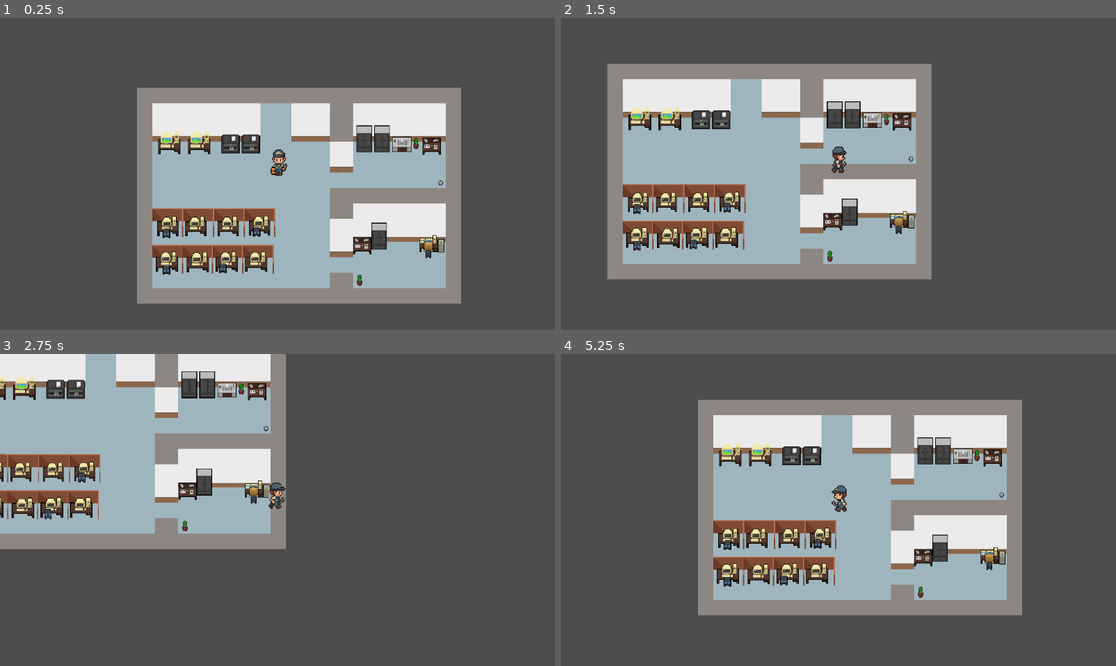
Above: before the commit, frames 1-4 (two rows, left to right).
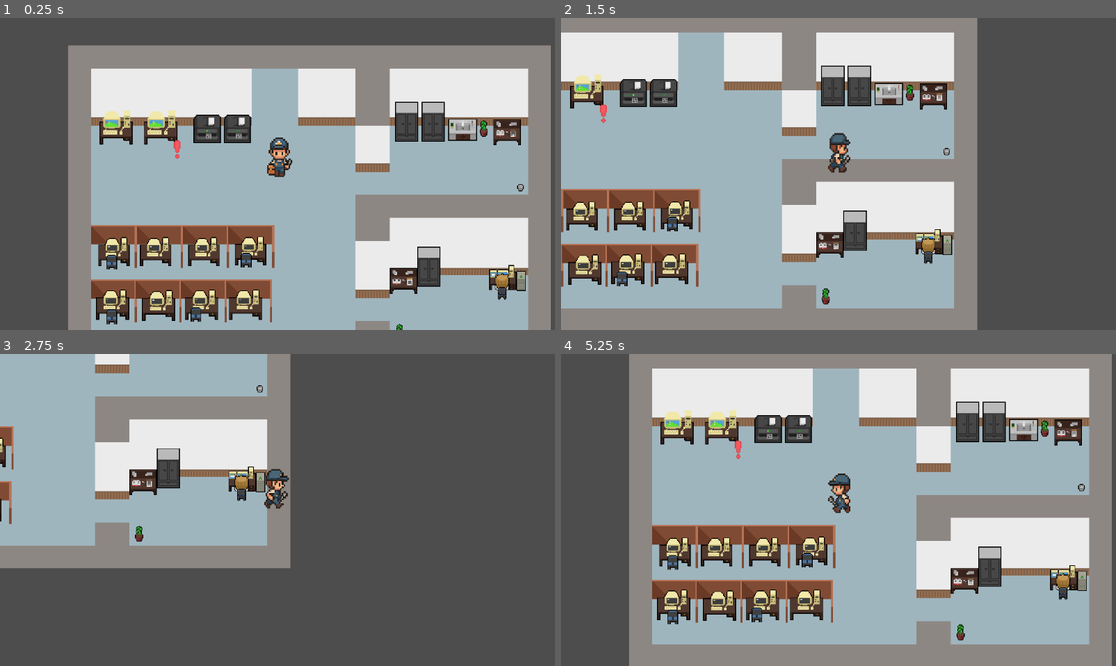
Above: after the commit, the same moments.

Repository: Lenni707/gamejam
Game: Godot game, scene res://Scenes/game.tscn
The game is run twice, just before and just after one commit, with the same random seed, the same clock (stepped at 60 frames per second) and the same inputs.
Inputs:
- Up to frame 1 (0.25 s): no input
- Up to frame 2 (1.5 s): tap Enter at 0.5 s; hold D (right) 0.53-1.28 s; tap E (Interagieren, bound only after the commit) at 0.6, 1.35 s; hold S (down) from 1.28 s (still down)
- Up to frame 3 (2.75 s): release S (down) at 2.03 s; hold D (right) from 2.03 s (still down); tap E (Interagieren, bound only after the commit) at 2.1 s
- Up to frame 4 (5.25 s): release D (right) at 2.78 s; hold W (up) 2.78-3.53 s; tap E (Interagieren, bound only after the commit) every 0.75 s from 2.85 to 5.1 s; hold A (left) 3.53-5.03 s; hold S (down) from 5.03 s (still down)

The runs differ from the first frame. In frame 1, 64% of the frame differs, in the area x 12-100%, y 8-100%; in frame 2, 59%; in frame 3, 24%; in frame 4, 72%, in the area x 12-100%, y 0-100%.

Commit message:
Prinzip Alarme eingefügt, Alarme lösen

Diff:
--- a/Scenes/alarm.tscn
+++ b/Scenes/alarm.tscn
@@ -1,11 +1,24 @@
-[gd_scene load_steps=2 format=3 uid="uid://ttbduj02m7tv"]
+[gd_scene load_steps=4 format=3 uid="uid://ttbduj02m7tv"]
 
 [ext_resource type="Script" uid="uid://btaoqjwcmftcq" path="res://scripts/alarm.gd" id="1_ck6sr"]
+[ext_resource type="Texture2D" uid="uid://dilgb5kpsc3ny" path="res://Assets/free-office-pixel-art/alarm.png" id="2_ck6sr"]
+
+[sub_resource type="CircleShape2D" id="CircleShape2D_ck6sr"]
+radius = 28.0179
 
 [node name="Alarm" type="Node2D"]
 script = ExtResource("1_ck6sr")
 
 [node name="Sprite2D" type="Sprite2D" parent="."]
 scale = Vector2(0.075, 0.075)
+texture = ExtResource("2_ck6sr")
 
 [node name="AudioStreamPlayer2D-nohc machen" type="AudioStreamPlayer2D" parent="."]
+
+[node name="Area2D" type="Area2D" parent="."]
+
+[node name="CollisionShape2D" type="CollisionShape2D" parent="Area2D"]
+position = Vector2(-8, 13)
+shape = SubResource("CircleShape2D_ck6sr")
+
+[connection signal="body_entered" from="Area2D" to="." method="_on_area_2d_body_entered"]
--- a/Scenes/game.tscn
+++ b/Scenes/game.tscn
@@ -1,6 +1,7 @@
-[gd_scene load_steps=17 format=3 uid="uid://wflja766b8ma"]
+[gd_scene load_steps=19 format=3 uid="uid://wflja766b8ma"]
 
 [ext_resource type="Texture2D" uid="uid://dj0eqqayghy5i" path="res://Assets/get_ground.png" id="1_ebmjs"]
+[ext_resource type="Script" uid="uid://bhajgj8lq0ldn" path="res://scripts/game.gd" id="1_nnt18"]
 [ext_resource type="Texture2D" uid="uid://cjb18px0ca4nx" path="res://Assets/free-office-pixel-art/printer.png" id="2_3dryh"]
 [ext_resource type="Texture2D" uid="uid://bipfrldvsryr5" path="res://Assets/free-office-pixel-art/desk.png" id="3_wowpa"]
 [ext_resource type="Texture2D" uid="uid://4k6ns0j3txlo" path="res://Assets/free-office-pixel-art/PC1.png" id="4_i6g32"]
@@ -14,6 +15,7 @@
 [ext_resource type="Texture2D" uid="uid://3fmkwba7dw5t" path="res://Assets/free-office-pixel-art/office-partitions-1.png" id="12_iivbl"]
 [ext_resource type="PackedScene" uid="uid://dugx7ujiqokry" path="res://Scenes/player.tscn" id="13_rfjv2"]
 [ext_resource type="Texture2D" uid="uid://cx2ddmusmeskd" path="res://Assets/free-office-pixel-art/Chair.png" id="14_1phco"]
+[ext_resource type="PackedScene" uid="uid://ttbduj02m7tv" path="res://Scenes/alarm.tscn" id="15_nb51f"]
 
 [sub_resource type="TileSetAtlasSource" id="TileSetAtlasSource_qxrlw"]
 texture = ExtResource("1_ebmjs")
@@ -4102,6 +4104,7 @@
 sources/0 = SubResource("TileSetAtlasSource_qxrlw")
 
 [node name="game" type="Node2D"]
+script = ExtResource("1_nnt18")
 
 [node name="TileMap" type="TileMap" parent="."]
 tile_set = SubResource("TileSet_wrm1d")
@@ -4149,17 +4152,19 @@
 position = Vector2(179, 89)
 texture = ExtResource("5_rku1e")
 
-[node name="Cabinet" type="Sprite2D" parent="."]
+[node name="Cabnites" type="Node" parent="."]
+
+[node name="Cabinet" type="Sprite2D" parent="Cabnites"]
 position = Vector2(185, -128)
 scale = Vector2(1.29688, 1.29688)
 texture = ExtResource("6_rfjv2")
 
-[node name="Cabinet2" type="Sprite2D" parent="."]
+[node name="Cabinet2" type="Sprite2D" parent="Cabnites"]
 position = Vector2(222, -128)
 scale = Vector2(1.29688, 1.29688)
 texture = ExtResource("6_rfjv2")
 
-[node name="Cabinet3" type="Sprite2D" parent="."]
+[node name="Cabinet3" type="Sprite2D" parent="Cabnites"]
 position = Vector2(216, 74)
 scale = Vector2(1.29688, 1.29688)
 texture = ExtResource("6_rfjv2")
@@ -4244,14 +4249,6 @@
 position = Vector2(-166, 49)
 scale = Vector2(1.15625, 1.15625)
 texture = ExtResource("10_ewbju")
-
-[node name="player2" parent="desks" instance=ExtResource("13_rfjv2")]
-position = Vector2(4, -61)
-scale = Vector2(0.471446, 0.471446)
-
-[node name="Camera2D" type="Camera2D" parent="desks/player2"]
-rotation = -0.0234571
-scale = Vector2(-0.338931, 1.29611)
 
 [node name="Desk-with-pc5" type="Sprite2D" parent="desks"]
 z_index = 1
@@ -4302,3 +4299,17 @@
 position = Vector2(-110, 135)
 scale = Vector2(1.26, 1.26)
 texture = ExtResource("14_1phco")
+
+[node name="player" parent="." instance=ExtResource("13_rfjv2")]
+position = Vector2(4, -61)
+scale = Vector2(0.471446, 0.471446)
+
+[node name="Camera2D" type="Camera2D" parent="player"]
+rotation = -0.0234571
+scale = Vector2(-0.338931, 1.29611)
+zoom = Vector2(1.49, 1.49)
+
+[node name="alarms" type="Node" parent="."]
+
+[node name="Alarm" parent="alarms" instance=ExtResource("15_nb51f")]
+position = Vector2(-136, -95)
--- a/project.godot
+++ b/project.godot
@@ -41,6 +41,11 @@
 , Object(InputEventKey,"resource_local_to_scene":false,"resource_name":"","device":-1,"window_id":0,"alt_pressed":false …(186 unchanged characters)…
 ]
 }
+Interagieren={
+"deadzone": 0.2,
+"events": [Object(InputEventKey,"resource_local_to_scene":false,"resource_name":"","device":-1,"window_id":0,"alt_pressed":false,"shift_pressed":false,"ctrl_pressed":false,"meta_pressed":false,"pressed":false,"keycode":0,"physical_keycode":69,"key_label":0,"unicode":101,"location":0,"echo":false,"script":null)
+]
+}
 
 [rendering]
 
--- a/scripts/alarm.gd
+++ b/scripts/alarm.gd
@@ -3,19 +3,42 @@
 @onready var sprite: Sprite2D = $Sprite2D
 
 var active := false
+var player_inside := false
 
 func _ready() -> void:
 	# Start des games ist der alarm nicht sichtbar
 	sprite.visible = false
+	$Area2D.body_entered.connect(_on_body_entered)
+	$Area2D.body_exited.connect(_on_body_exited)
+	add_to_group("alarms")
 
+### ALARM KONTROLLE
 func trigger_alarm():
 	if not active:
 		active = true
 		sprite.visible = true
 		# sound.play()
+		print("Alarm")
 
 func stop_alarm():
 	if active:
 		active = false
 		sprite.visible = false
 		# sound.stop()
+		print("Alarm stopped")
+### ALARM LÖSEN
+func _on_body_entered(body):
+	if body.is_in_group("player"):
+		player_inside = true
+		print("player inside")
+
+func _on_body_exited(body):
+	if body.is_in_group("player"):
+		player_inside = false
+
+# Hier ändern was passiert wenn mit alarm interagiert wird
+# Scene ändern, etc
+func try_solve():
+	print("tried solving")
+	if active and player_inside:
+		stop_alarm()
--- /dev/null
+++ b/scripts/game.gd
@@ -0,0 +1,17 @@
+extends Node2D
+
+# Alarm control
+
+var alarms = {}
+
+func _ready() -> void:
+	# Struct aus Alarms, weitere Alarme hier einfügen
+
+	alarms = {
+		"Computer1": $alarms/Alarm
+	}
+	trigger_problem("Computer1")
+
+func trigger_problem(name):
+	if name in alarms:
+		alarms[name].trigger_alarm()
--- a/scripts/player.gd
+++ b/scripts/player.gd
@@ -2,6 +2,9 @@
 
 const SPEED := 250.0
 @onready var anim: AnimatedSprite2D = $AnimatedSprite2D
+
+func _ready() -> void:
+	add_to_group("player")
 
 func _physics_process(_delta: float) -> void:
 	var dir: Vector2 = Input.get_vector("left", "right", "up", "down")
@@ -13,7 +16,13 @@
 	# animations
 	_update_animation(dir)
 
+# Funktion check, ob interaktion mit einem Problem ist
+func _process(delta: float) -> void:
+	if Input.is_action_just_pressed("Interagieren"):
+		for alarm in get_tree().get_nodes_in_group("alarms"):
+			alarm.try_solve()
 
+# Animationen
 func _update_animation(dir: Vector2) -> void:
 	if dir == Vector2.ZERO:
 		# Idle when no input
Not shown, added: scripts/game.gd.uid
